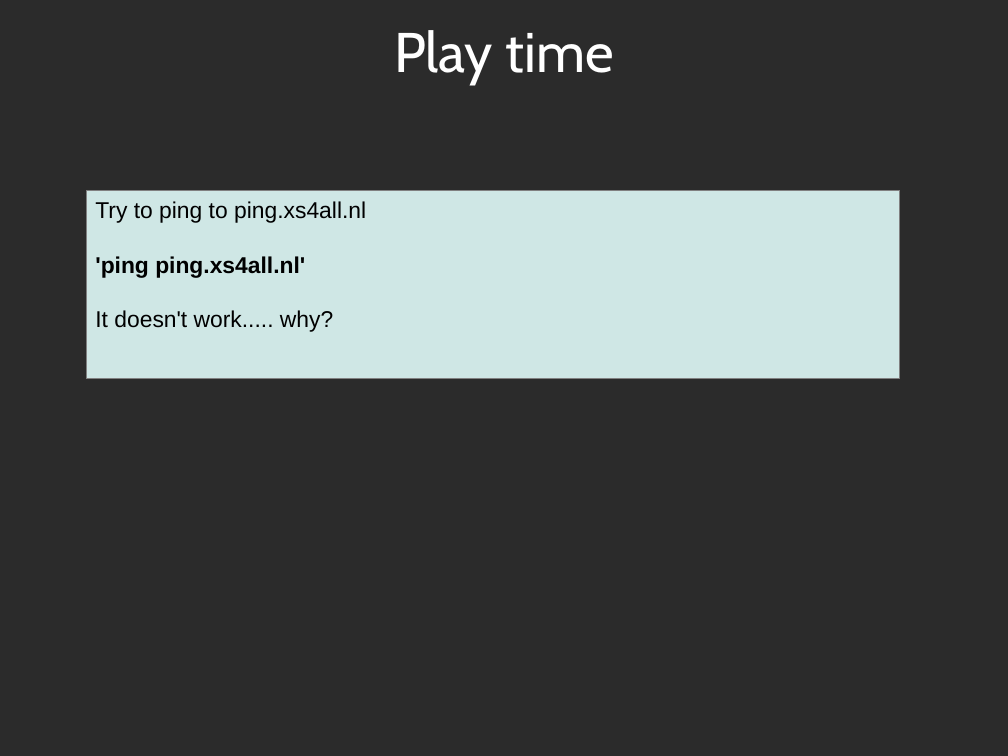
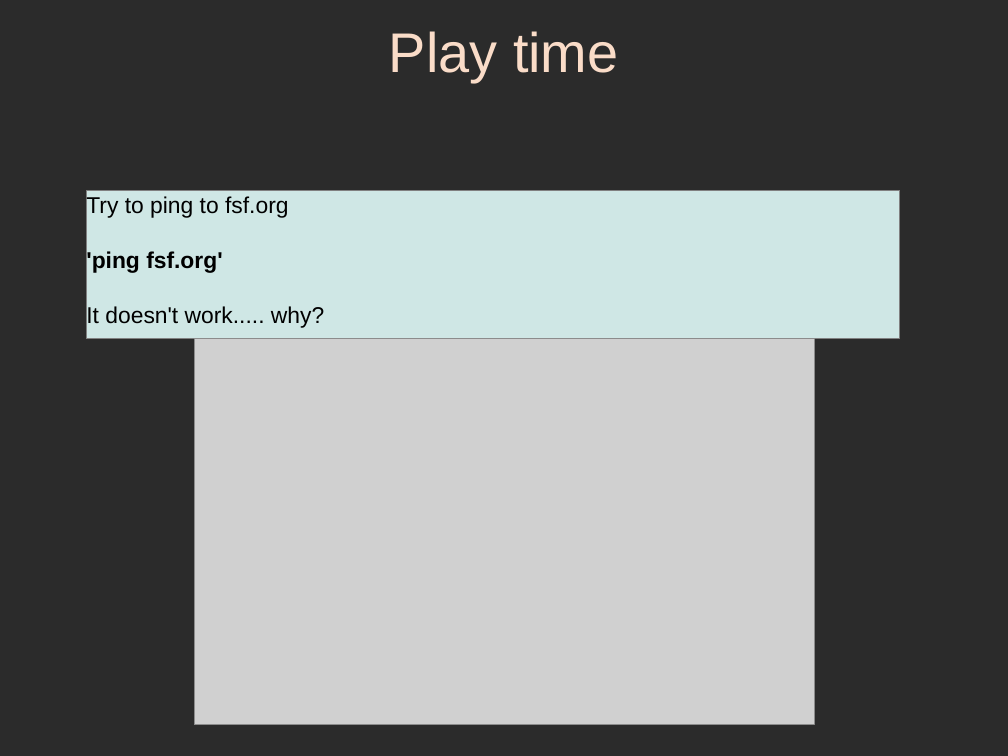
Before and after one commit to sphaero/workshops, a slide deck: slide 53 of Networking/presentation.odp (slide 47 before the commit). Drawn at 1008x756 pixels with LibreOffice and Linux fonts; fonts in the diff are those of the drawing; grey boxes stand for pictures; background and template pictures are left out; a plain dark background stands for a picture behind light text. Boxes give left, top, right and bottom in pixels: in the first picture for what was removed or moved away, otherwise in the second. Text is boxed around its words. In the diff, an @@ line names an element or a change of style, - is before the commit and + after.

```diff
--- a/Networking/presentation.odp
+++ b/Networking/presentation.odp
@@ title "Play time" at (389,31,618,82): font Cabin to Arial, text colour #FFFFFF to #FADCC8 @@
@@ text in rectangle at (86,195,288,274): text changed @@
-Try to ping to ping.xs4all.nl
-'ping ping.xs4all.nl'
+Try to ping to fsf.org
+'ping fsf.org'
@@ rectangle "Try to ping to fsf.org": place and size @@
-rectangle "Try to ping to fsf.org" at (86,191,900,380)
+rectangle "Try to ping to fsf.org" at (86,191,900,338)
@@ picture added at (195,338,815,725) @@
```
Also in this commit, not shown: 51 other slides changed, 7 slides added, 1 slide removed.
